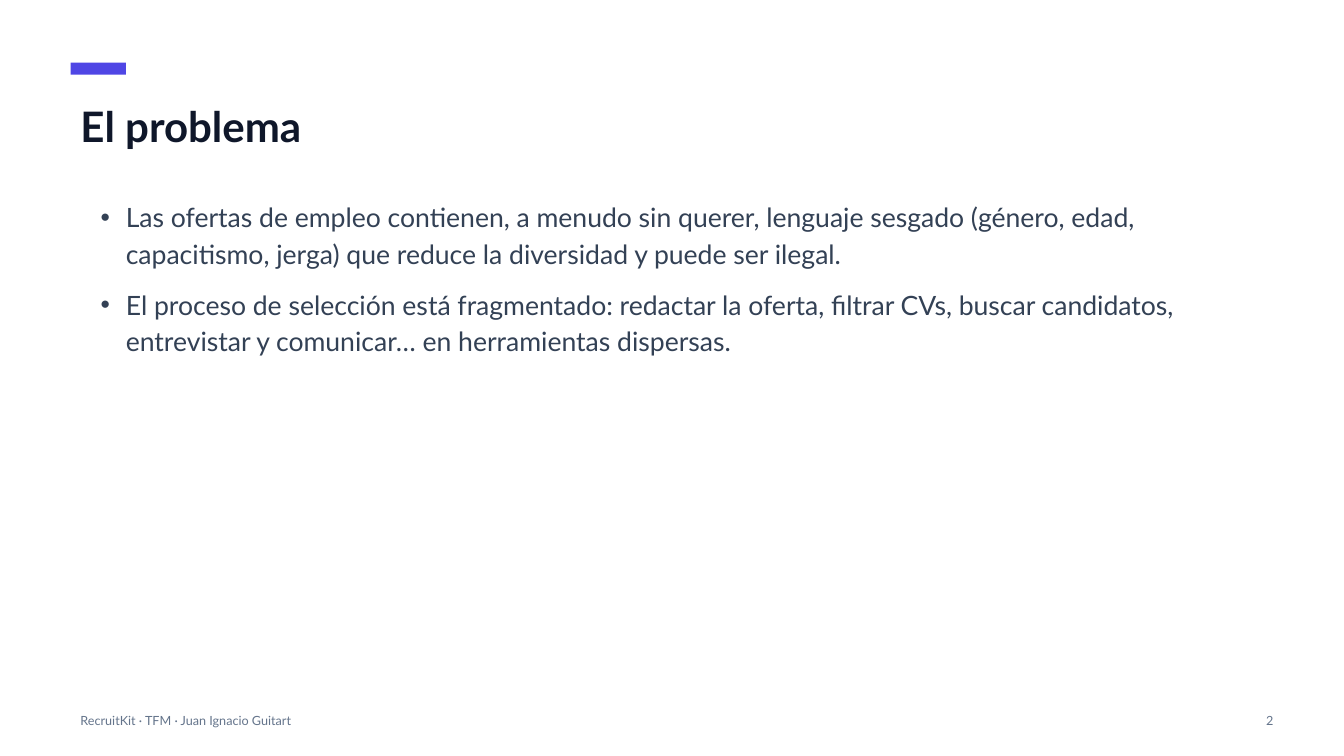
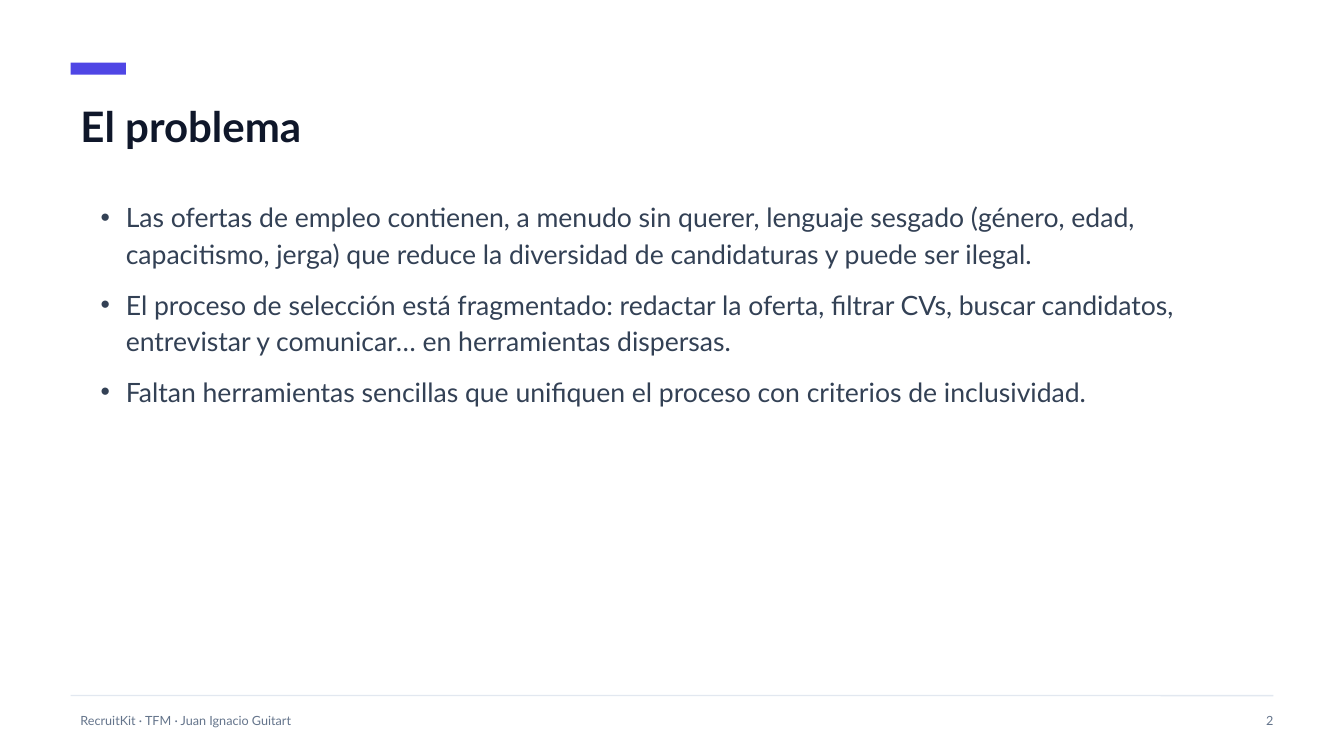
Before and after one commit to Jguita65/joblens, a slide deck: slide 2 of slides.pptx. Drawn at 1344x756 pixels with LibreOffice and Linux fonts; fonts in the diff are those of the drawing. Boxes give left, top, right and bottom in pixels: in the first picture for what was removed or moved away, otherwise in the second. Text is boxed around its words. In the diff, an @@ line names an element or a change of style, - is before the commit and + after.

```diff
--- a/slides.pptx
+++ b/slides.pptx
@@ text at box(126, 206, 1134, 269): text changed @@
-• Las ofertas de empleo contienen, a menudo sin querer, lenguaje sesgado (género, edad, capacitismo, jerga) que reduce la diversidad y puede ser ilegal.
+• Las ofertas de empleo contienen, a menudo sin querer, lenguaje sesgado (género, edad, capacitismo, jerga) que reduce la diversidad de candidaturas y puede ser ilegal.
@@ text at box(126, 382, 1086, 407): paragraph added @@
+• Faltan herramientas sencillas que unifiquen el proceso con criterios de inclusividad.
@@ line added from (71, 696) to (1273, 696), #E2E8F0 1 pt @@
```
Also in this commit, not shown: 10 other slides changed, 1 slide added, 3 other files.
